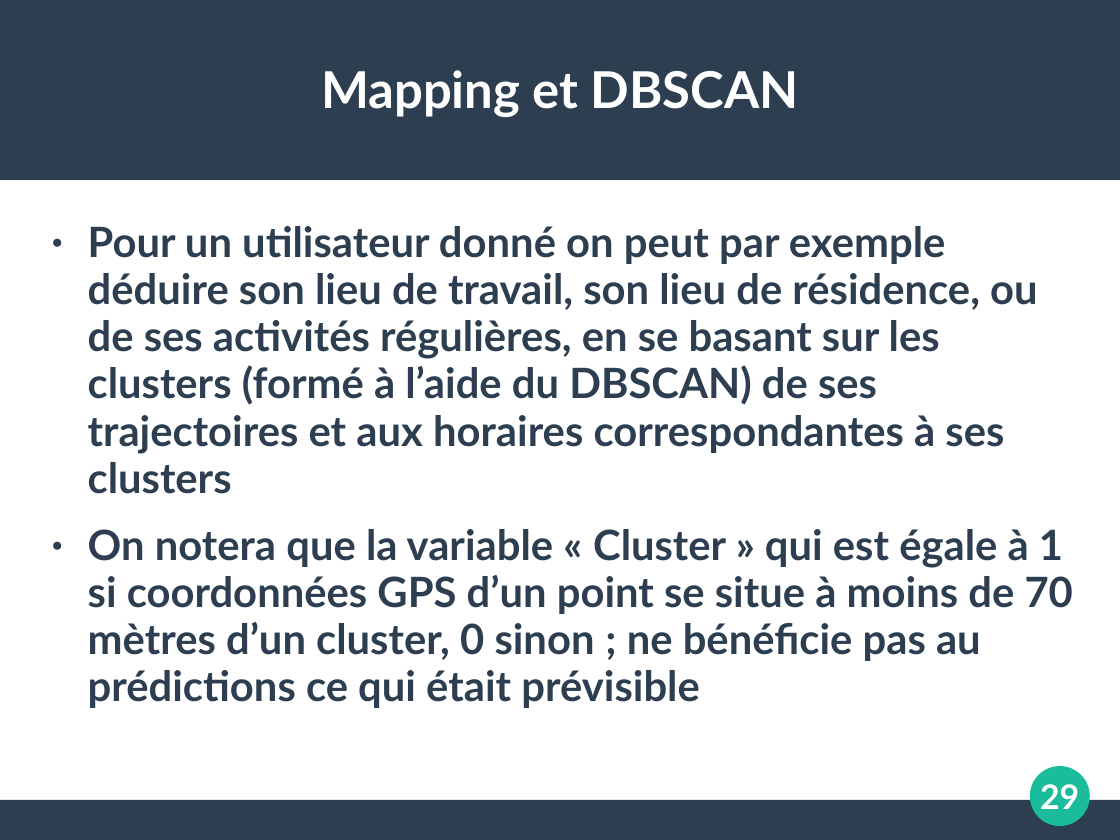
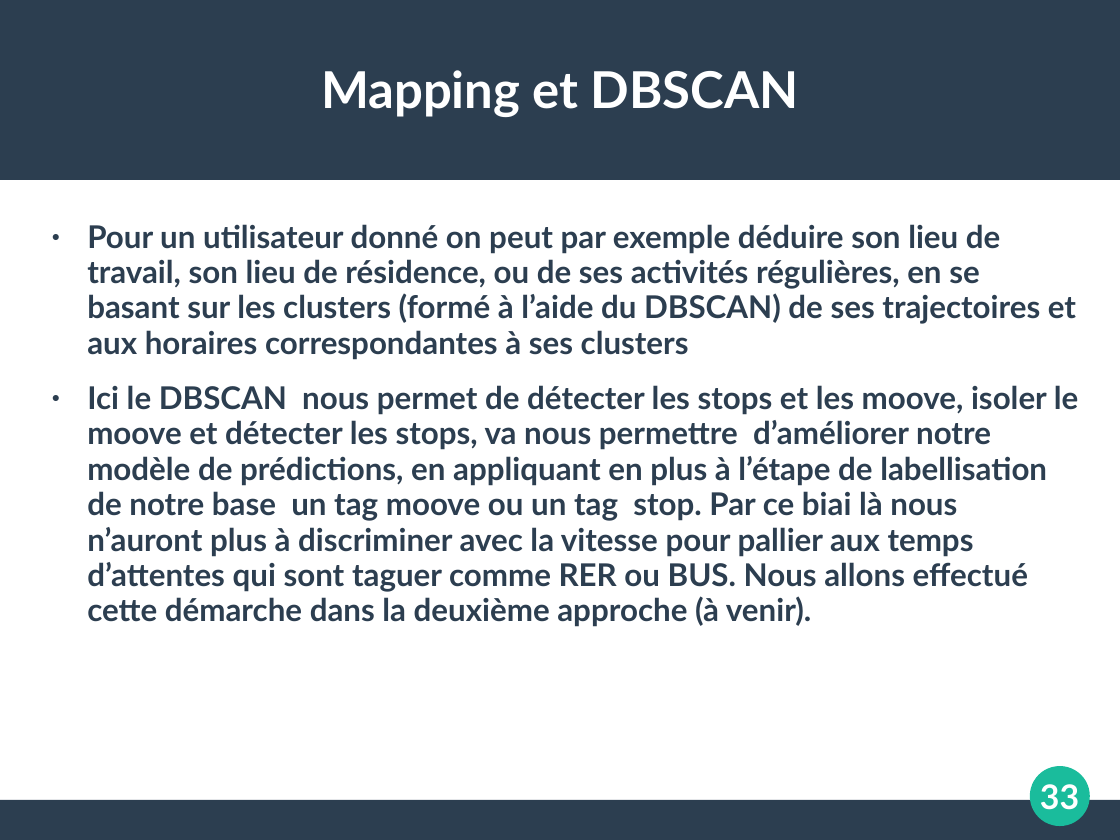
Before and after one commit to koper921/ProjetGps, a slide deck: slide 33 of Slide TER.ppt (slide 29 before the commit). Drawn at 1120x840 pixels with LibreOffice and Linux fonts; fonts in the diff are those of the drawing. Boxes give left, top, right and bottom in pixels: in the first picture for what was removed or moved away, otherwise in the second. Text is boxed around its words. In the diff, an @@ line names an element or a change of style, - is before the commit and + after.

Commit message:
ajout détection stop, moove dbscan+ modif sur slide

```diff
--- a/Slide TER.ppt
+++ b/Slide TER.ppt
@@ text at (87, 224, 1076, 360): size 29.6 to 22.2 pt in "Pour un utilisateur donné on peut par ..." @@
@@ text at (87, 385, 1078, 627): text changed; size 29.6 to 22.2 pt @@
-● On notera que la variable « Cluster » qui est égale à 1 si coordonnées GPS d’un point se situe à moins de 70 mètres d’un cluster, 0 sinon ; ne bénéficie pas au prédictions ce qui était prévisible
+● Ici le DBSCAN nous permet de détecter les stops et les moove, isoler le moove et détecter les stops, va nous permettre d’améliorer notre modèle de prédictions, en appliquant en plus à l’étape de labellisation de notre base un tag moove ou un tag stop. Par ce biai là nous n’auront plus à discriminer avec la vitesse pour pallier aux temps d’attentes qui sont taguer comme RER ou BUS. Nous allons effectué cette démarche dans la deuxième approche (à venir).
@@ page number at (1040, 784, 1079, 810): text changed @@
-29
+33
```
Also in this commit, not shown: 10 other slides changed, 5 slides added, 11 other files.
